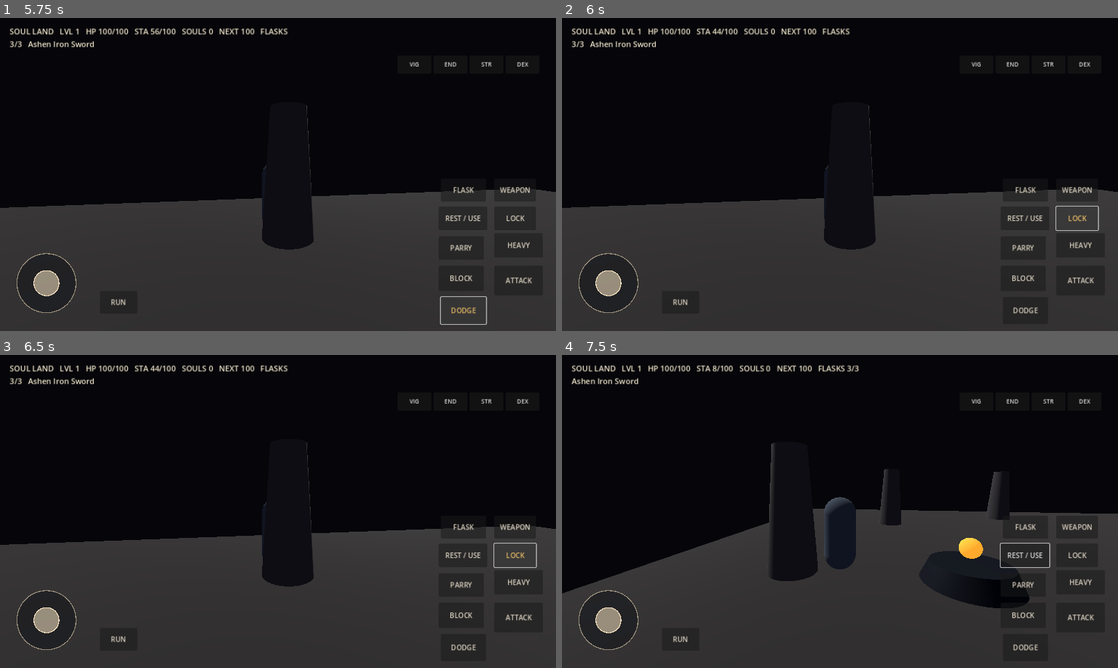
Above: before the commit, frames 1-4 (two rows, left to right).
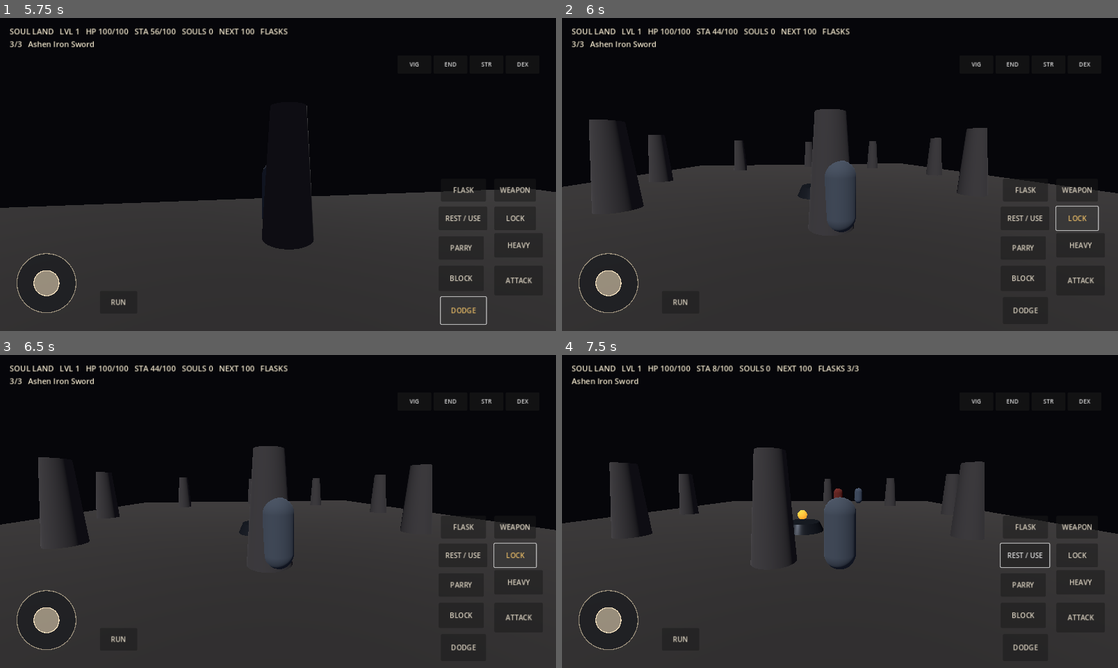
Above: after the commit, the same moments.

Repository: codingscenes2-cyber/SoulLans
Game: Godot game, scene res://scenes/main.tscn
Two runs of this game, one before a commit and one after it. Both use one fixed random seed, a clock stepped at 60 frames per second and the inputs below.
Inputs (mouse positions are in pixels of both pictures, inside the frame that each line leads up to):
- Up to frame 1 (5.75 s): drag from (44, 284) to (333, 105) at 0.52 s; drag from (166, 190) to (250, 237) at 1.27 s; click "ATTACK" at 2 s; click "HEAVY" at 2.75 s; click "BLOCK" at 3.5 s; click "PARRY" at 4.25 s; click "DODGE" at 5 s
- Up to frame 2 (6 s): click "LOCK" at 5.75 s
- Up to frame 3 (6.5 s): no input
- Up to frame 4 (7.5 s): click "REST / USE" at 6.5 s; move the mouse to (895, 442) at 7.27 s; hold D (move_right) from 7.28 s (still down); tap Space (dodge) at 7.35 s

Frame 1 is identical in both runs. In frame 2, 13% of the frame differs, in the area x 0-100%, y 28-74%; in frame 3, 12%; in frame 4, 15%, in the area x 0-100%, y 28-81%.

Commit message:
Register combat enemies for lock-on discovery

Diff:
--- a/scripts/training_enemy.gd
+++ b/scripts/training_enemy.gd
@@ -32,6 +32,7 @@
 var navigation_agent: NavigationAgent3D
 
 func _ready() -> void:
+    add_to_group("enemies")
     health = max_health
     poise = max_poise
     patrol_origin = global_position
